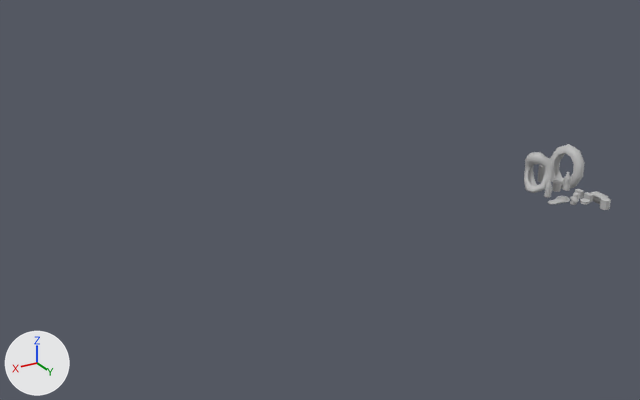
Two versions of the FBX model Assets/Models/Trash/TrashAlex.fbx, one commit apart.
One viewpoint serves both versions: a camera (50 mm lens) standing at (5.76, 5.25, 3.16) and looking at (2.28, -0.54, 0.26). The axes (+X, +Y, +Z) are drawn at lower left. The lights are the same throughout. Where no turn or scale is listed for an object, it has been applied to the vertices.

Names of what the first picture shows: 'TrashAlex_DeformedTire', 'TrashAlex_Tire'.
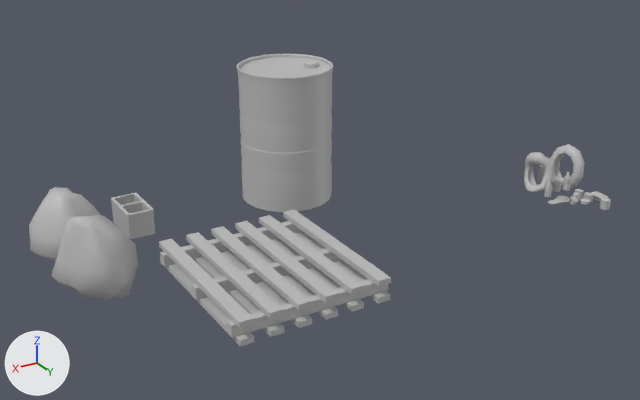
What changed in the scene script:
```text
Add me_mesh_1:
    me_mesh_1.from_pydata(...)  # 80 vertices, 82 faces; spans x -0.119..0.119, y -0.22..0.22, z -0.112..0.112
    me_mesh_1.materials.append(mat_trash_material)  # grey #bcbcbc
Add me_mesh_002_1:
    me_mesh_002_1.from_pydata(...)  # 102 vertices, 120 faces; spans x -0.331..0.316, y -0.332..0.323, z -0.313..0.357
    me_mesh_002_1.materials.append(mat_trash_material)  # grey #bcbcbc
Add me_mesh_003_1:
    me_mesh_003_1.from_pydata(...)  # 120 vertices, 90 faces; spans x -0.612..0.612, y -0.685..0.685, z -0.089..0.089
    me_mesh_003_1.materials.append(mat_trash_material)  # grey #bcbcbc
Add me_mesh_004_1:
    me_mesh_004_1.from_pydata(...)  # 437 vertices, 452 faces; spans x -0.407..0.407, y -0.407..0.407, z -0.587..0.587
    me_mesh_004_1.materials.append(mat_trash_material)  # grey #bcbcbc
Add me_mesh_001_1:
    me_mesh_001_1.from_pydata(...)  # 102 vertices, 120 faces; spans x -0.322..0.334, y -0.324..0.336, z -0.328..0.301
    me_mesh_001_1.materials.append(mat_trash_material)  # grey #bcbcbc
Add ob_cinderblock:
    ob_cinderblock = bpy.data.objects.new('Cinderblock', me_mesh_1)
    ob_cinderblock.location = (3.533, -1.609, 0.0)
Add ob_trashbag_2:
    ob_trashbag_2 = bpy.data.objects.new('Trashbag_2', me_mesh_002_1)
    ob_trashbag_2.location = (4.1, -0.887, 0.062)
Add ob_palette:
    ob_palette = bpy.data.objects.new('Palette', me_mesh_003_1)
    ob_palette.location = (3.107, 0.123, 0.135)
Add ob_oildrum:
    ob_oildrum = bpy.data.objects.new('Oildrum', me_mesh_004_1)
    ob_oildrum.location = (2.25, -1.169, 0.669)
Add ob_trashbag_1:
    ob_trashbag_1 = bpy.data.objects.new('TrashBag_1', me_mesh_001_1)
    ob_trashbag_1.location = (4.1, -1.573, 0.062)
```

Pixel boxes (x1, y1, x2, y2) of what changed, in the pictures (640 x 400 px):
'Palette', added: after (159, 209, 391, 346)
'Oildrum', added: after (237, 54, 333, 212)
'Trashbag_2', added: after (51, 214, 138, 300)
'TrashBag_1', added: after (29, 187, 101, 261)
'Cinderblock', added: after (111, 193, 155, 239)
